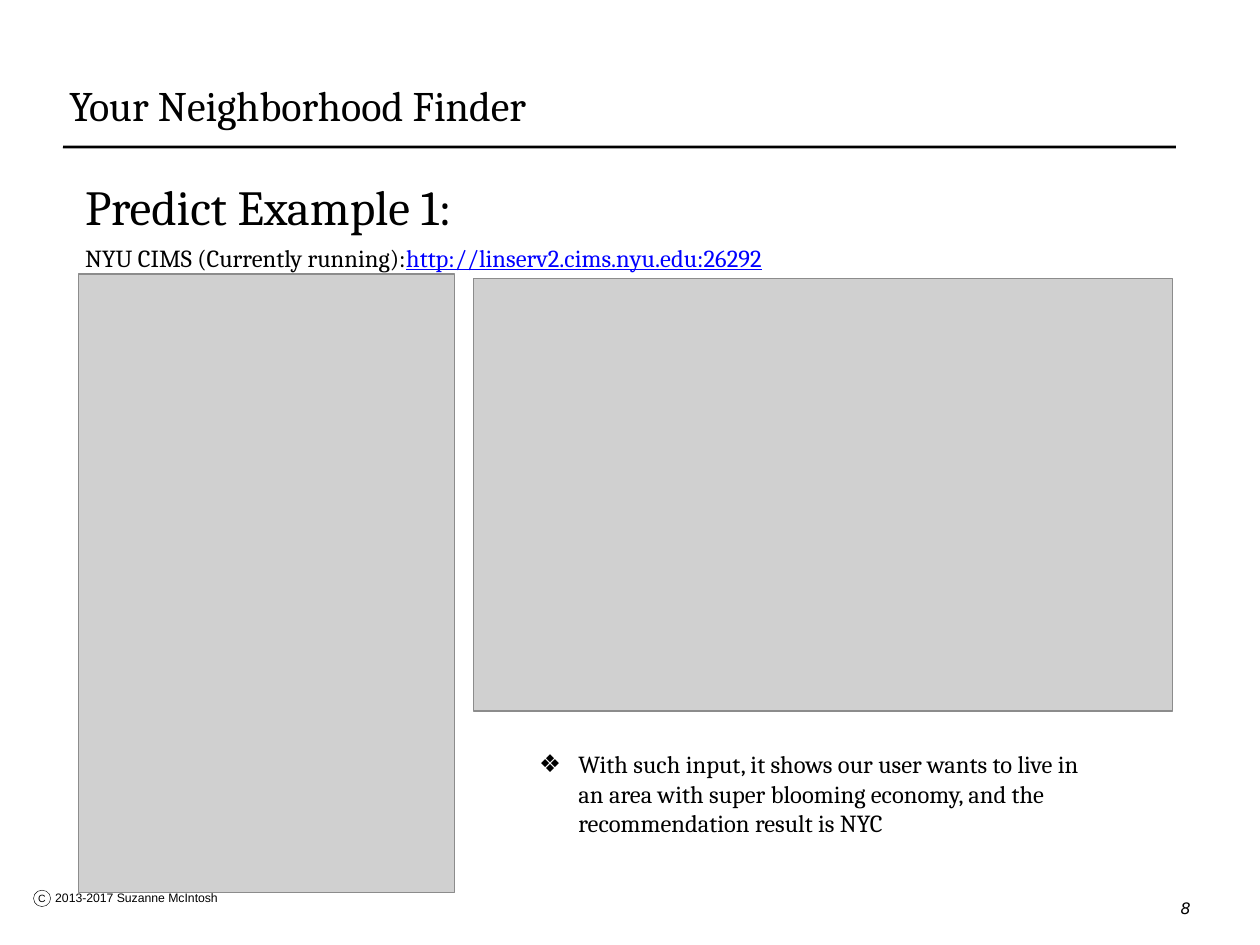
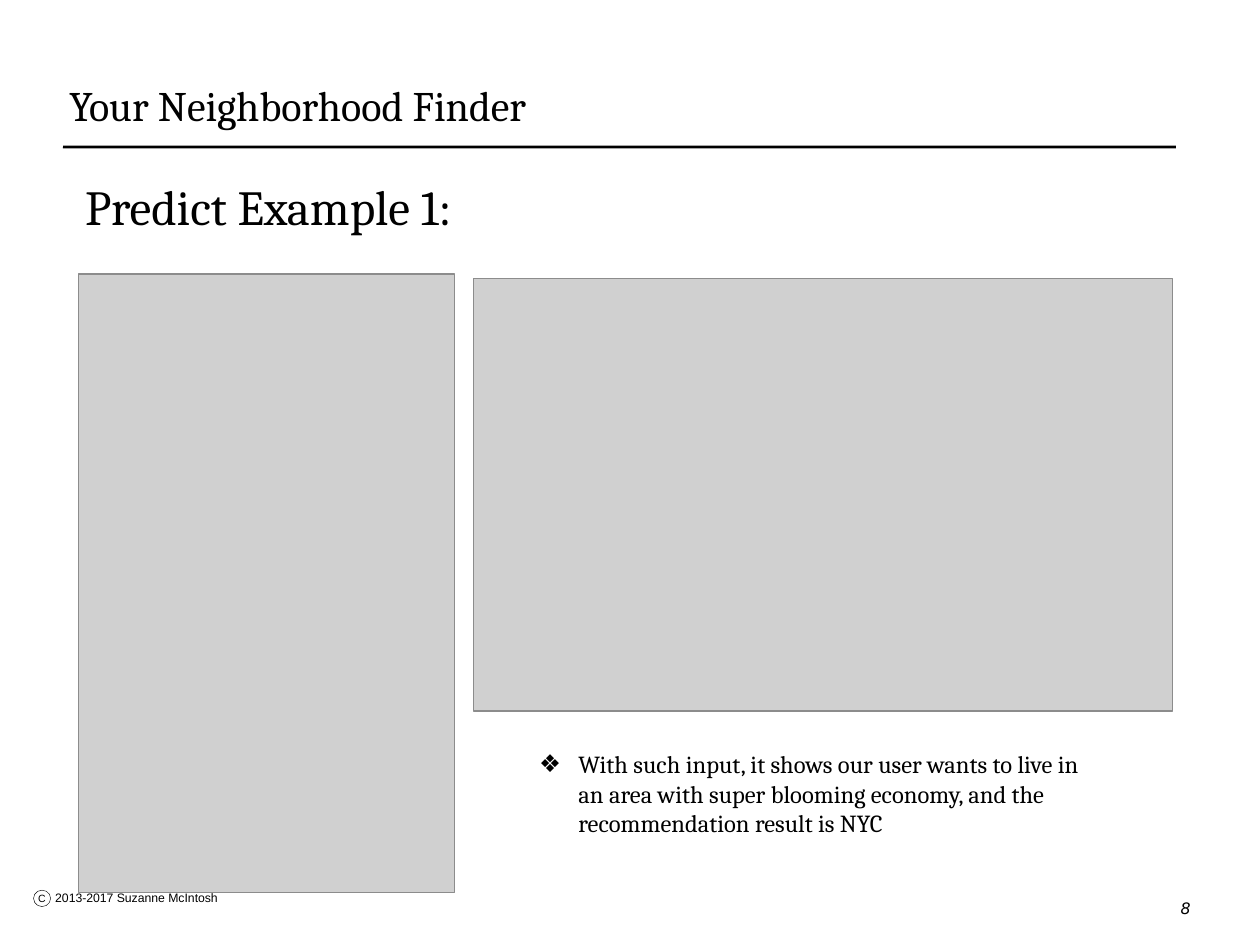
Before and after one commit to ceciliazhang12/NeighborhoodFinder, a slide deck: slide 8 of Slides_final.pptx. Drawn at 1260x945 pixels with LibreOffice and Linux fonts; fonts in the diff are those of the drawing; grey boxes stand for pictures. Boxes give left, top, right and bottom in pixels: in the first picture for what was removed or moved away, otherwise in the second. Text is boxed around its words. In the diff, an @@ line names an element or a change of style, - is before the commit and + after.

```diff
--- a/Slides_final.pptx
+++ b/Slides_final.pptx
@@ text at box(85, 250, 762, 272): paragraph removed @@
-NYU CIMS (Currently running):http://linserv2.cims.nyu.edu:26292
```
Also in this commit, not shown: 6 other files.
